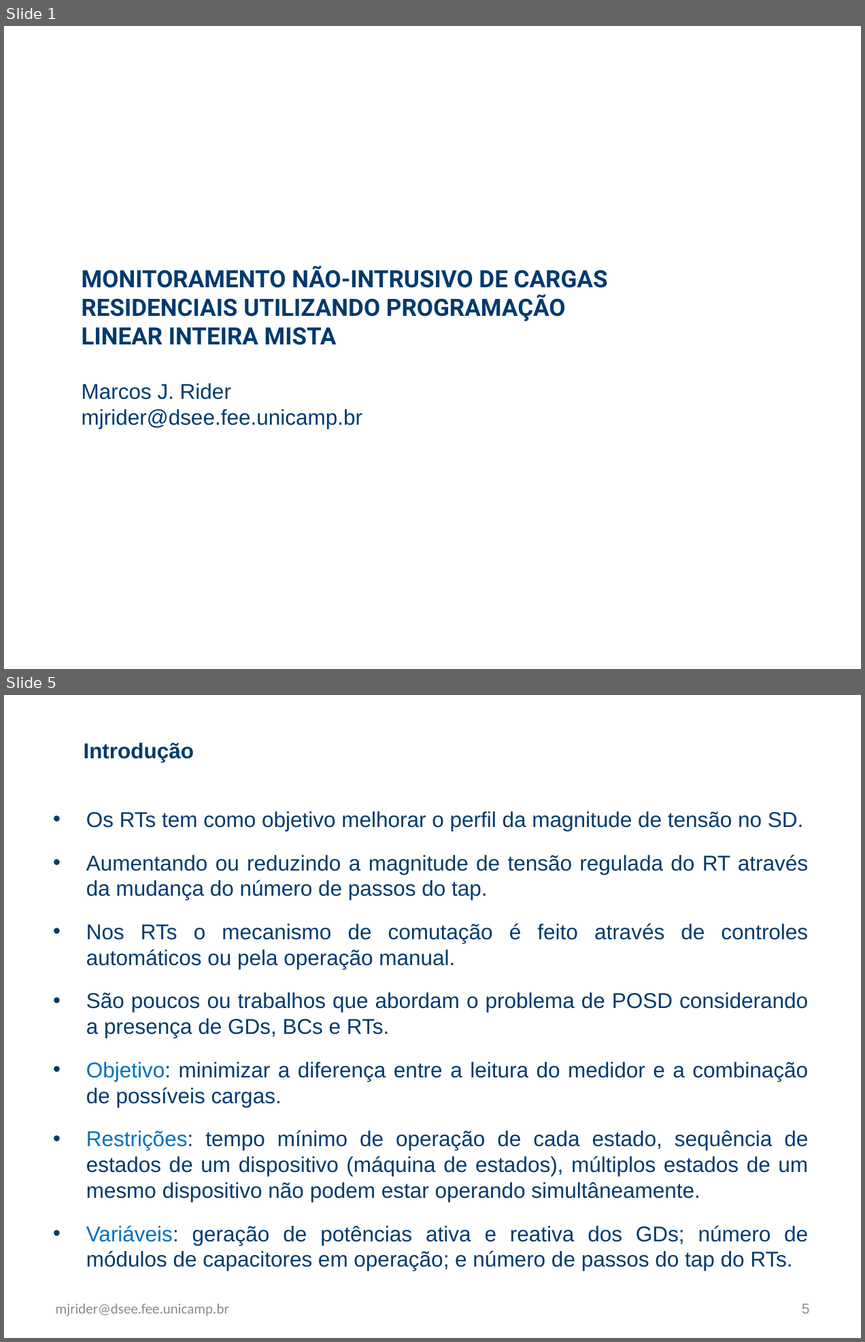
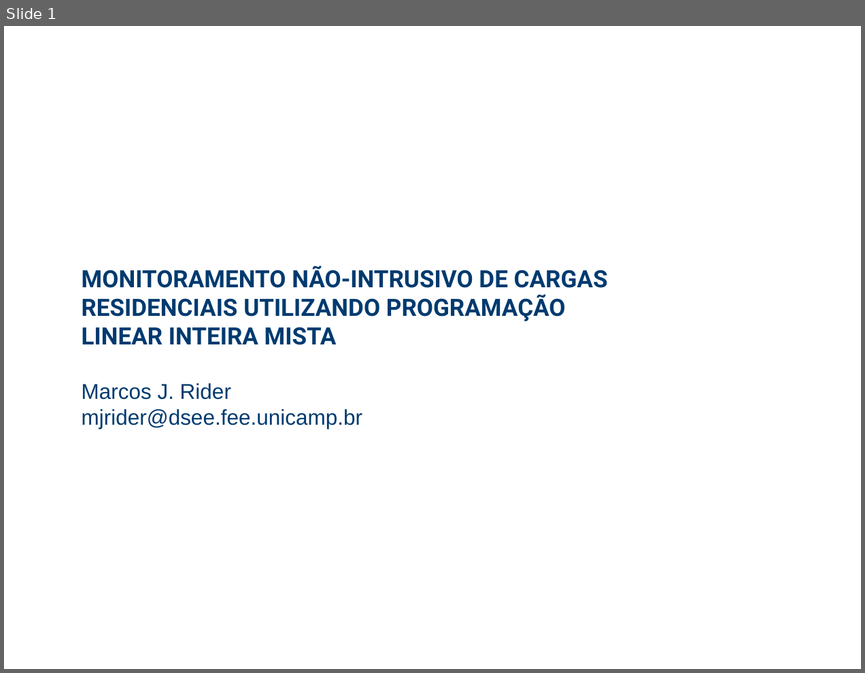
Before and after one commit to WittmannF/nilm-lp, a slide deck: example/z_presentation.pptx. Shown one above the other, each under a label of ours: slides 1 and 5 before the commit, slide 1 after it; the slides between them are not shown. The pictures are 865x1342 and 865x673 pixels, drawn with LibreOffice and Linux fonts; fonts in the diff are those of the drawing. Boxes give left, top, right and bottom in pixels: in the first picture for what was removed or moved away, otherwise in the second. Text is boxed around its words. In the diff, an @@ line names an element or a change of style, - is before the commit and + after.

```diff
--- a/example/z_presentation.pptx
+++ b/example/z_presentation.pptx
@@ slide 5 removed at (4,695,861,1338), background #FFFFFF @@
@@ text removed at (84,743,194,762) @@
-Introdução
@@ text removed at (86,811,808,1270) @@
-• Os RTs tem como objetivo melhorar o perfil da magnitude de tensão no SD.
-• Aumentando ou reduzindo a magnitude de tensão regulada do RT através da mudança do número de passos do tap.
-• Nos RTs o mecanismo de comutação é feito através de controles automáticos ou pela operação manual.
-• São poucos ou trabalhos que abordam o problema de POSD considerando a presença de GDs, BCs e RTs.
-• Objetivo: minimizar a diferença entre a leitura do medidor e a combinação de possíveis cargas.
-• Restrições: tempo mínimo de operação de cada estado, sequência de estados de um dispositivo (máquina de estados), múltiplos estados de um mesmo dispositivo não podem estar operando simultâneamente.
-• Variáveis: geração de potências ativa e reativa dos GDs; número de módulos de capacitores em operação; e número de passos do tap do RTs.
@@ text removed at (56,1303,229,1316) @@
-mjrider@dsee.fee.unicamp.br
@@ page number removed at (802,1303,810,1313) @@
-5
```
Also in this commit, not shown: 13 slides changed, 1 slide added, 11 other slides removed.
